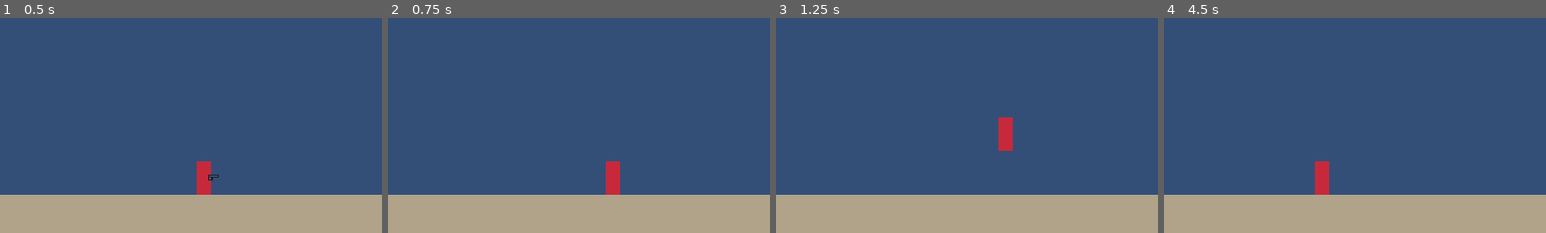
Above: before the commit, frames 1-4 (left to right).
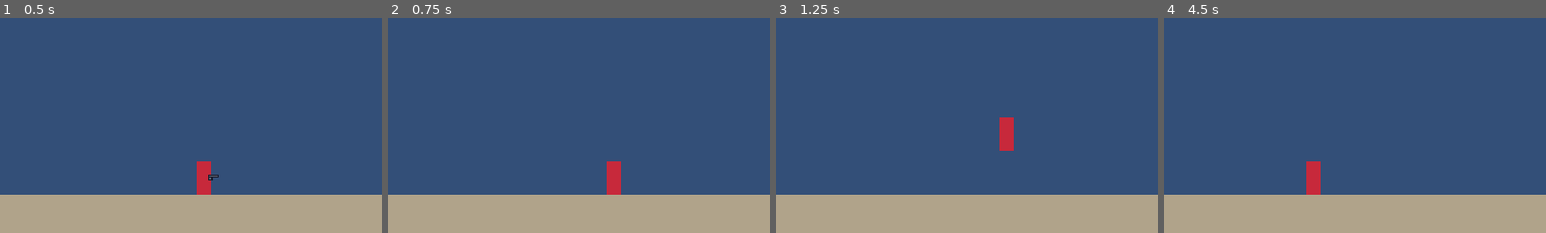
Above: after the commit, the same moments.

Repository: oplosy/fable
Game: Godot game, scene res://scenes/main.tscn
The game is run twice, just before and just after one commit, with the same random seed, the same clock (stepped at 60 frames per second) and the same inputs.
Inputs:
- Up to frame 1 (0.5 s): no input
- Up to frame 2 (0.75 s): tap Enter at 0.5 s; hold D (p1_right) from 0.53 s (still down); tap J (p1_attack) at 0.6 s
- Up to frame 3 (1.25 s): keep holding D (p1_right); tap K (p1_jump) at 0.77 s
- Up to frame 4 (4.5 s): tap Shift (p1_run) at 1.35 s; tap K (p1_jump) at 1.52, 3.02, 3.77 s; release D (p1_right) at 2.03 s; hold A (p1_left) 2.03-2.78 s; tap 1 (p1_slot_1) at 2.1 s; hold D (p1_right) 2.78-4.28 s; tap 2 (p1_slot_2) at 2.85 s; tap 3 (p1_slot_3) at 3.6 s; hold A (p1_left) from 4.28 s (still down); tap J (p1_attack) at 4.35 s
The pictures show only the part of the screen within x 23-73%, y 50-100%; the shares and areas given below are measured in that part.

Frame 1 is identical in both runs. In frame 2, less than 0.1% of the frame differs, in the area x 57-61%, y 66-83%; in frame 3, less than 0.1%; in frame 4, 0.7%, in the area x 37-44%, y 66-83%.

Commit message:
Give Fast and Heavy distinct speed, jump and health

Diff:
--- a/data/classes/fast.tres
+++ b/data/classes/fast.tres
@@ -44,6 +44,10 @@
 [resource]
 script = ExtResource("1_class")
 display_name = "Fast"
+max_health = 90
+walk_speed = 130.0
+run_speed = 215.0
+roll_speed = 235.0
 melee_combo = Array[ExtResource("2_attack")]([SubResource("jab"), SubResource("jab"), SubResource("jab"), SubResource("hook")])
 combo_cooldown = 0.6
 air_attack = SubResource("jump_kick")
--- a/data/classes/heavy.tres
+++ b/data/classes/heavy.tres
@@ -44,6 +44,12 @@
 [resource]
 script = ExtResource("1_class")
 display_name = "Heavy"
+max_health = 130
+walk_speed = 100.0
+run_speed = 170.0
+jump_velocity = -260.0
+dive_velocity = Vector2(220, -190)
+roll_speed = 190.0
 melee_combo = Array[ExtResource("2_attack")]([SubResource("punch"), SubResource("punch"), SubResource("kick")])
 combo_cooldown = 0.8
 air_attack = SubResource("jump_kick")
